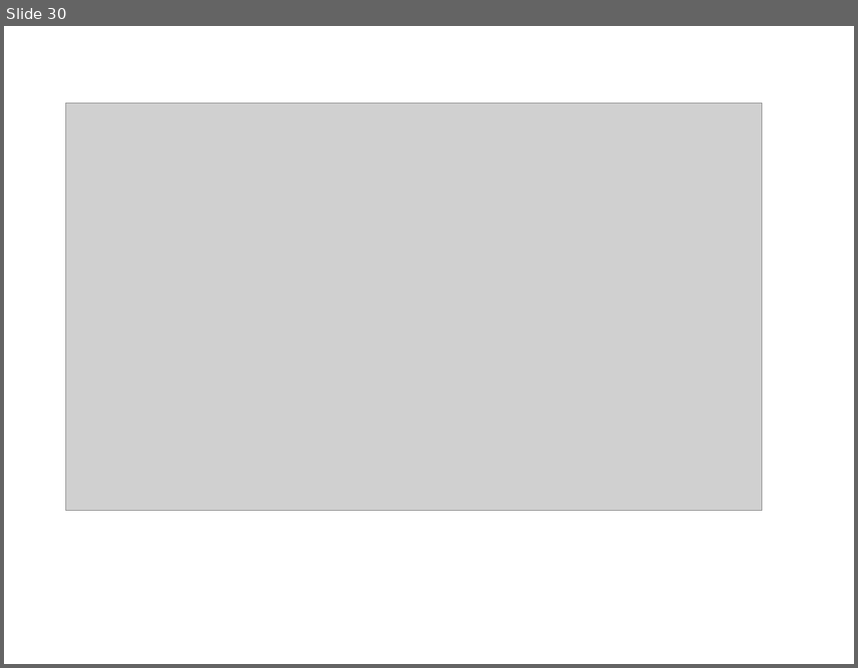
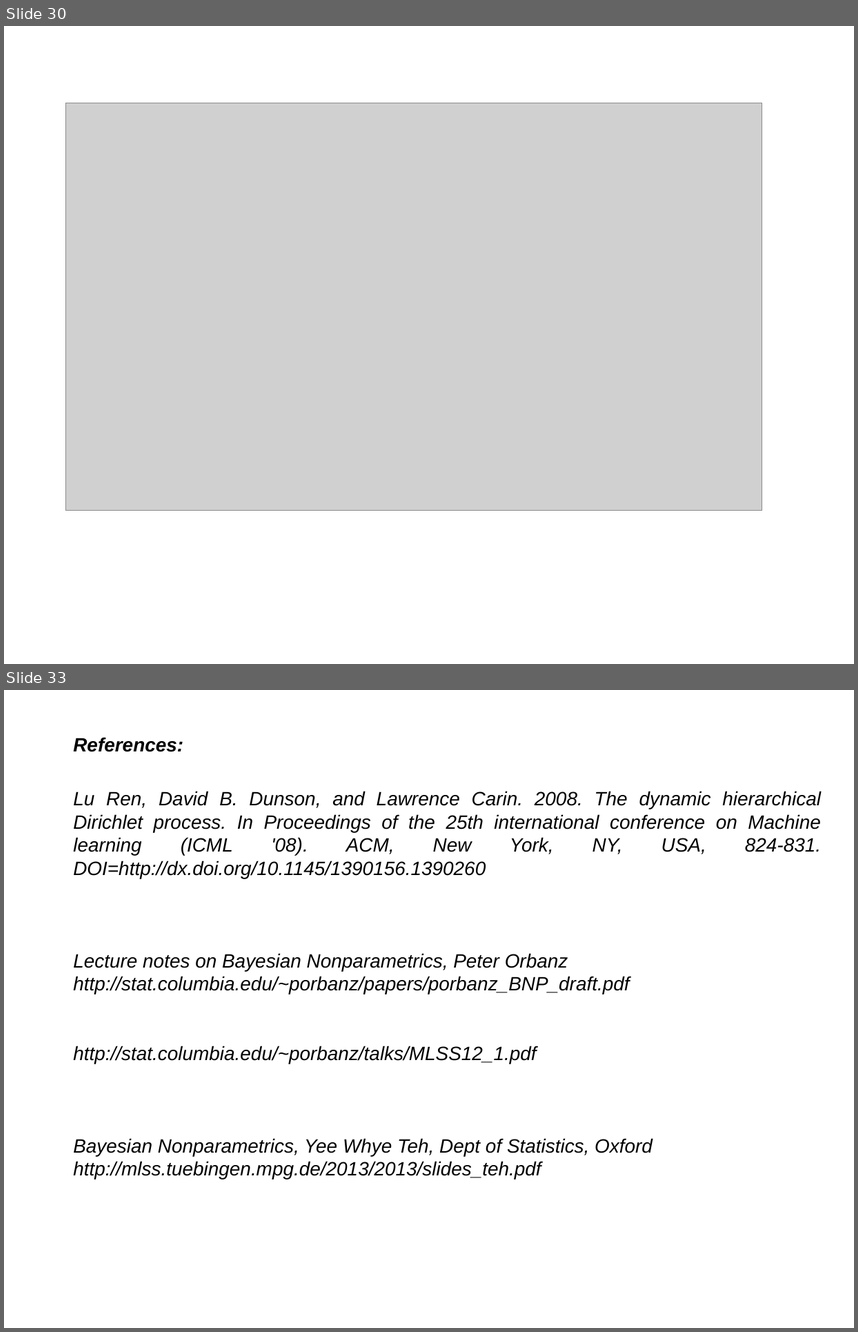
Before and after one commit to afcarl/Dirichlet_Processes, a slide deck: version_2.odp. Shown one above the other, each under a label of ours: slide 30 before the commit, slides 30 and 33 after it; the slides between them are not shown. The pictures are 858x668 and 858x1332 pixels, drawn with LibreOffice and Linux fonts; fonts in the diff are those of the drawing; grey boxes stand for pictures. Boxes give left, top, right and bottom in pixels: in the first picture for what was removed or moved away, otherwise in the second. Text is boxed around its words. In the diff, an @@ line names an element or a change of style, - is before the commit and + after.

```diff
--- a/version_2.odp
+++ b/version_2.odp
@@ slide 33 added at (x1=4, y1=690, x2=854, y2=1328), background #FFFFFF @@
@@ text added at (x1=73, y1=737, x2=183, y2=752), 18 pt, text #000000, bold, italic @@
+References:
@@ text added at (x1=73, y1=791, x2=821, y2=1179), 18 pt, text #000000, italic @@
+Lu Ren, David B. Dunson, and Lawrence Carin. 2008. The dynamic hierarchical Dirichlet process. In Proceedings of the 25th international conference on Machine learning (ICML '08). ACM, New York, NY, USA, 824-831. DOI=http://dx.doi.org/10.1145/1390156.1390260
+Lecture notes on Bayesian Nonparametrics, Peter Orbanz
+http://stat.columbia.edu/~porbanz/papers/porbanz_BNP_draft.pdf
+http://stat.columbia.edu/~porbanz/talks/MLSS12_1.pdf
+Bayesian Nonparametrics, Yee Whye Teh, Dept of Statistics, Oxford
+http://mlss.tuebingen.mpg.de/2013/2013/slides_teh.pdf
```
Also in this commit, not shown: 1 slide changed, 3 other slides added.
